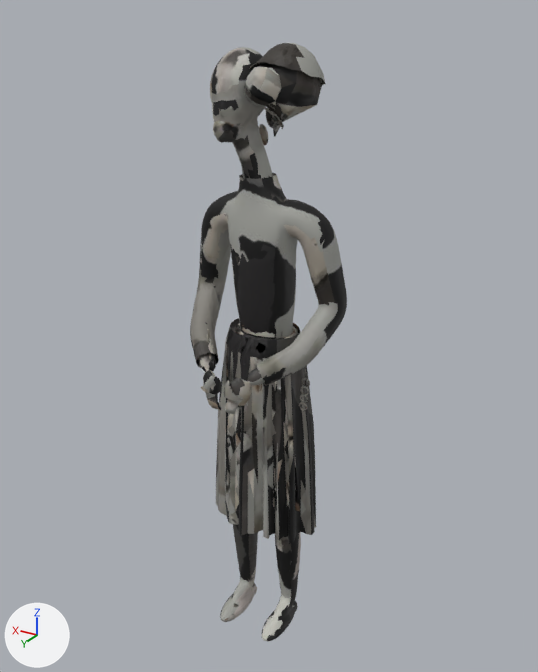
An edit to the glTF model src/horror/entities/assets/nurse.glb, drawn before and after from the same camera.
Rendered twice from a camera (50 mm lens) standing at (-1.083, 1.789, 1.964) and looking at (-0.012, 0.004, 1.072). Arrows for +X, +Y and +Z are at lower left; the lights stay in place. The first picture is the older version. Vertices at exactly the same position are counted once.

In view in the first picture: 'nurse_mesh'.
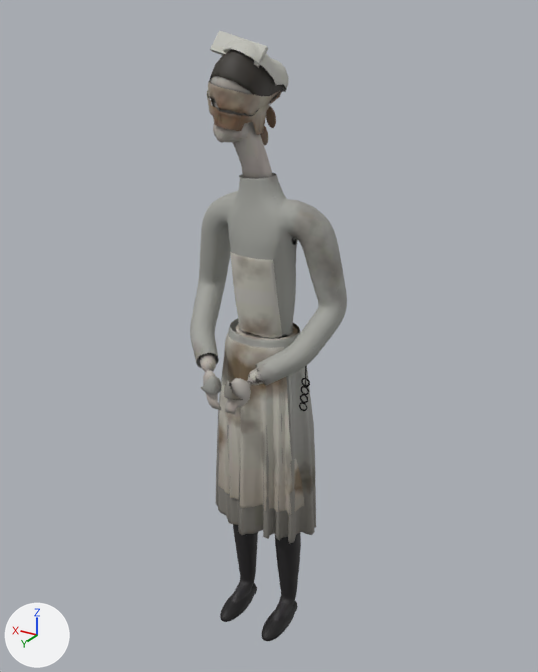
Where the change shows, as pixel boxes (x1, y1, x2, y2) in the pictures (538 x 672 px; the box of a moved part takes in the faces that stretch with it):
'nurse_mesh', reshaped
    before: (190, 43, 347, 641)
    after: (190, 30, 347, 641)
part 1 of me_cylinder_005, added
    after: (210, 30, 268, 68)
part 2 of me_cylinder_005, moved or reshaped
    before: (210, 43, 326, 136)
    after: (207, 43, 289, 135)
part 3 of me_cylinder_005, moved or reshaped
    before: (225, 270, 300, 511)
    after: (218, 244, 304, 515)
part 4 of me_cylinder_005, surface changed
    before: (190, 47, 347, 641)
    after: (190, 56, 347, 641)

The change, as a list of edits to the scene's bpy script:
```text
Change me_cylinder_005:
    used by ob_nurse_mesh; location = (0.0, 0.0, 0.0)
    remove me_cylinder_005.from_pydata(...)  # 12728 vertices, 23547 faces; spans x -0.25..0.25, y -0.13..0.26, z 0.0..1.9
    add me_cylinder_005.from_pydata(...)  # 12863 vertices, 23589 faces; spans x -0.25..0.25, y -0.13..0.26, z 0.0..1.93
    me_cylinder_005 part 1: a new loose piece of 24 vertices spanning x -0.02..0.13, y 0.03..0.06, z 1.84..1.93, in mat_nurse_game
    me_cylinder_005 part 2: 71 vertices moved from x -0.01..0.13, y -0.11..0.12, z 1.66..1.88 to x -0.02..0.13, y -0.11..0.12, z 1.66..1.88; 2201 vertices removed from x -0.14..0.03, y -0.13..0.12, z 1.65..1.9; 2310 vertices added at x -0.03..0.15, y -0.13..0.13, z 1.66..1.9
    me_cylinder_005 part 3: 65 vertices moved from x -0.12..0.15, y 0.03..0.1, z 0.52..1.32 to x -0.12..0.15, y 0.03..0.11, z 0.52..1.32; 846 vertices removed from x -0.16..0.16, y -0.11..0.12, z 0.52..1.35; 848 vertices added at x -0.16..0.16, y 0.03..0.14, z 0.52..1.35
    me_cylinder_005 part 4: 17819 kept faces spanning x -0.25..0.25, y -0.12..0.26, z 0.0..1.89 get new texture (UV) coordinates
```
